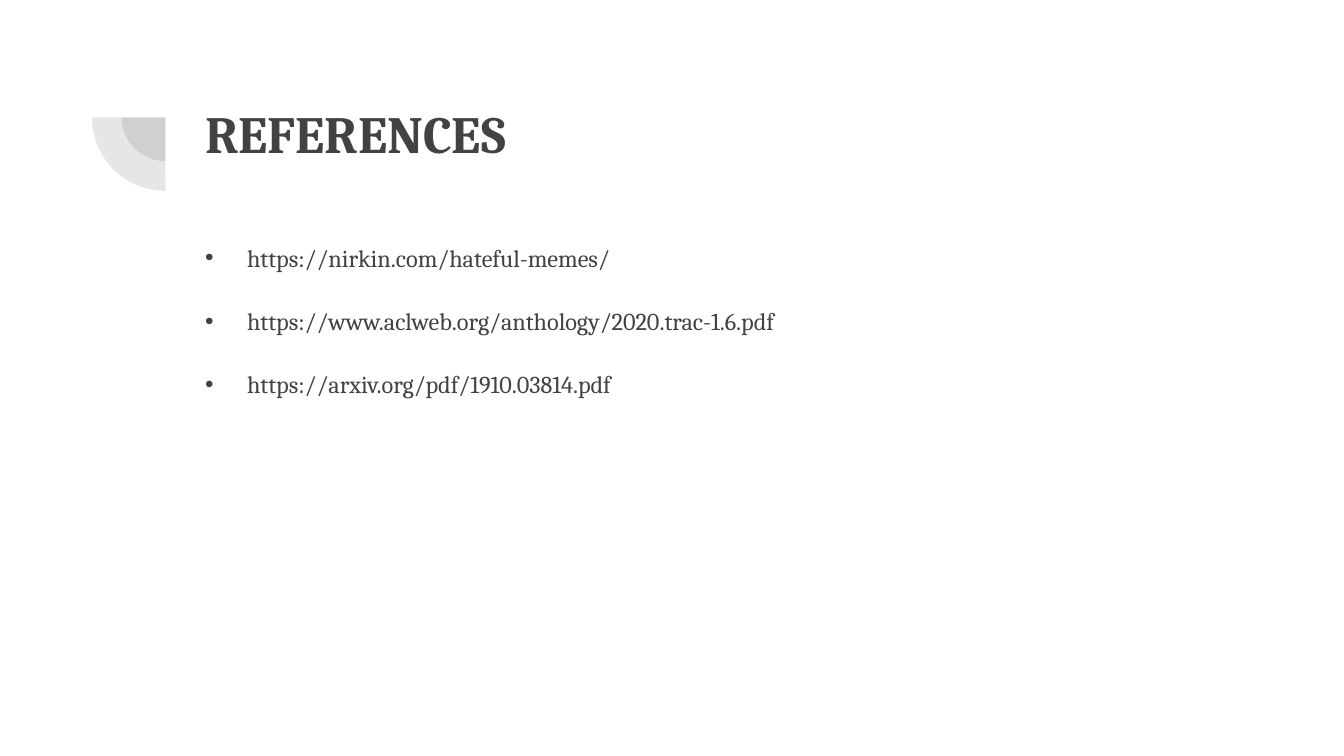
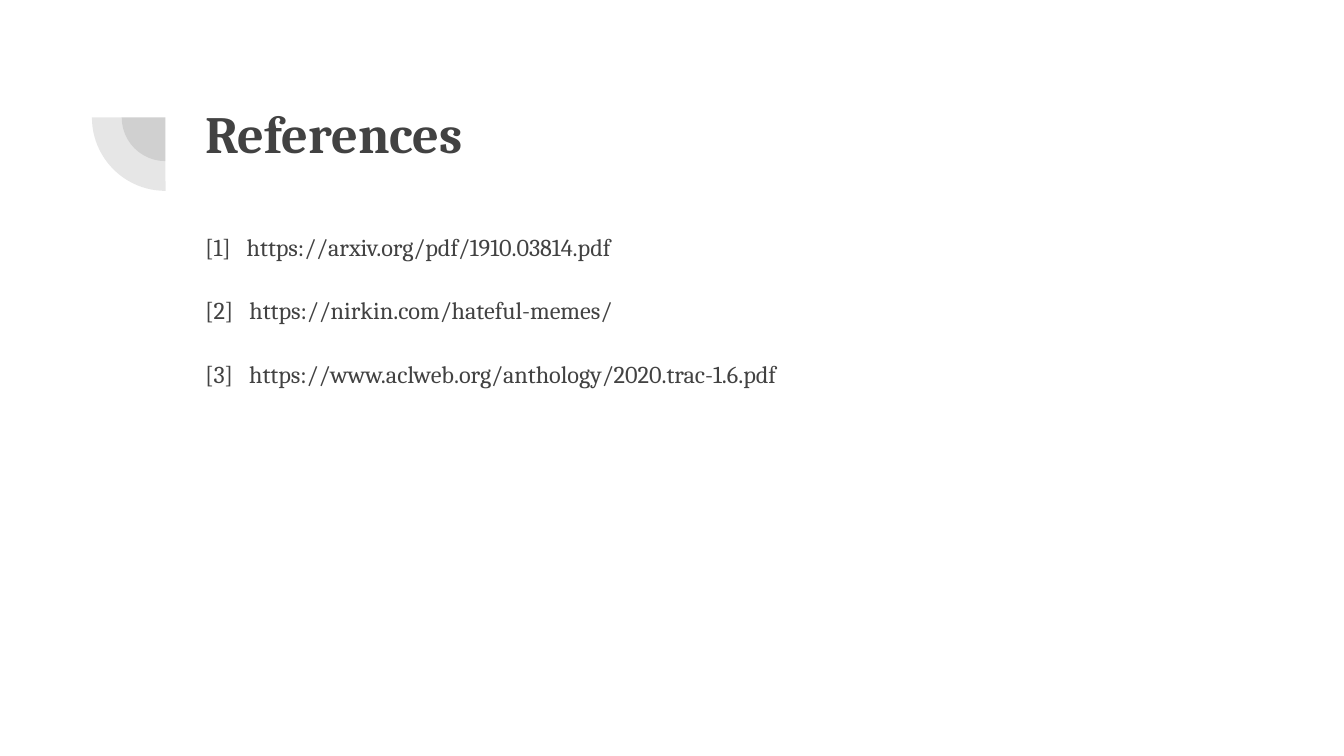
Before and after one commit to VarunBohara/Mini-Project-Documents, a slide deck: slide 13 of MINI PROJECT REVIEW.pptx. Drawn at 1344x756 pixels with LibreOffice and Linux fonts; fonts in the diff are those of the drawing. Boxes give left, top, right and bottom in pixels: in the first picture for what was removed or moved away, otherwise in the second. Text is boxed around its words. In the diff, an @@ line names an element or a change of style, - is before the commit and + after.

```diff
--- a/MINI PROJECT REVIEW.pptx
+++ b/MINI PROJECT REVIEW.pptx
@@ title at [205,116,463,154]: text changed @@
-REFERENCES
+References
@@ text at [205,238,776,389]: text changed @@
-• https://nirkin.com/hateful-memes/
-• https://www.aclweb.org/anthology/2020.trac-1.6.pdf
-• https://arxiv.org/pdf/1910.03814.pdf
+[1] https://arxiv.org/pdf/1910.03814.pdf
+[2] https://nirkin.com/hateful-memes/
+[3] https://www.aclweb.org/anthology/2020.trac-1.6.pdf
```
Also in this commit, not shown: 11 other slides changed.
